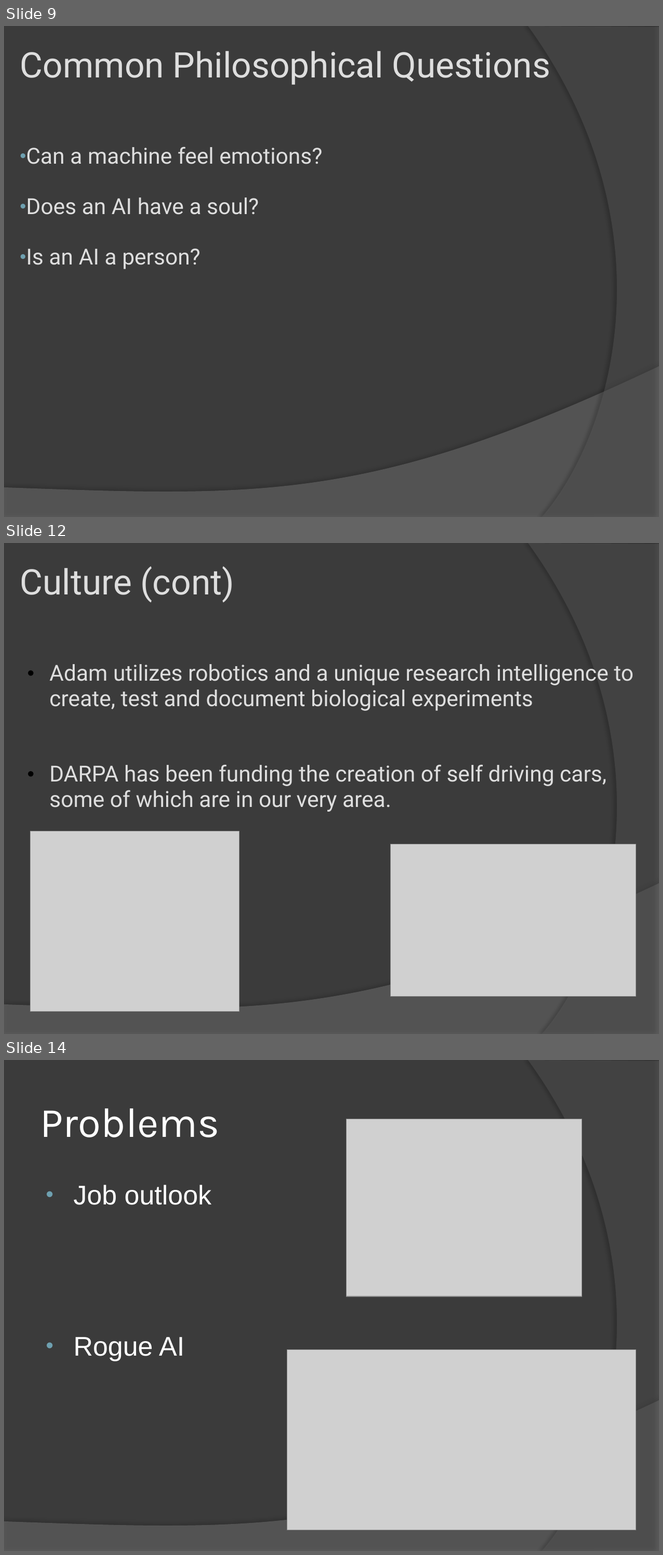
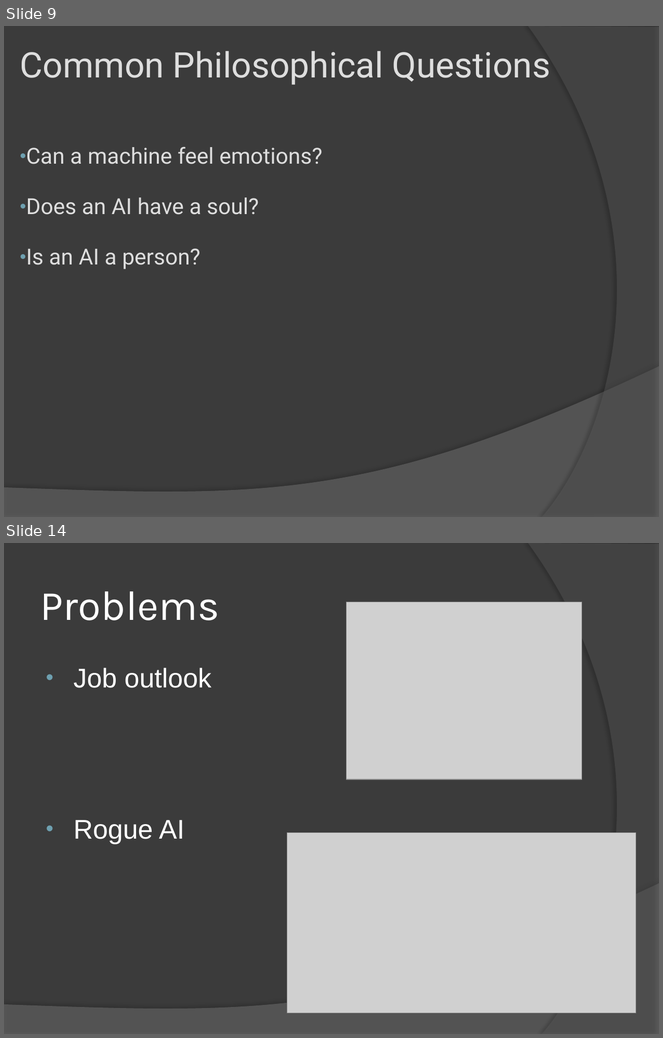
Before and after one commit to abhishekori/team-sexy-awesome-repository-of-awesomeness-----sexy, a slide deck: artififical intelligence.pptx. Shown one above the other, each under a label of ours: slides 9, 12 and 14 before the commit, slides 9 and 14 after it; the slides between them are not shown. The pictures are 663x1555 and 663x1038 pixels, drawn with LibreOffice and Linux fonts; fonts in the diff are those of the drawing; grey boxes stand for pictures. Boxes give left, top, right and bottom in pixels: in the first picture for what was removed or moved away, otherwise in the second. Text is boxed around its words. In the diff, an @@ line names an element or a change of style, - is before the commit and + after.

```diff
--- a/artififical intelligence.pptx
+++ b/artififical intelligence.pptx
@@ slide 12 removed at [4, 543, 659, 1034], background #3B3B3B; not listed: 2 template elements that a slide beside it also shows @@
@@ title removed at [20, 566, 234, 603] @@
-Culture (cont)
@@ text removed at [49, 664, 634, 812] @@
-  • Adam utilizes robotics and a unique research intelligence to create, test and document biological experiments
-  • DARPA has been funding the creation of self driving cars, some of which are in our very area.
@@ picture removed at [30, 832, 239, 1012] @@
@@ picture removed at [391, 845, 636, 997] @@
```
Also in this commit, not shown: 5 slides changed, 3 slides added, 3 other slides removed.
